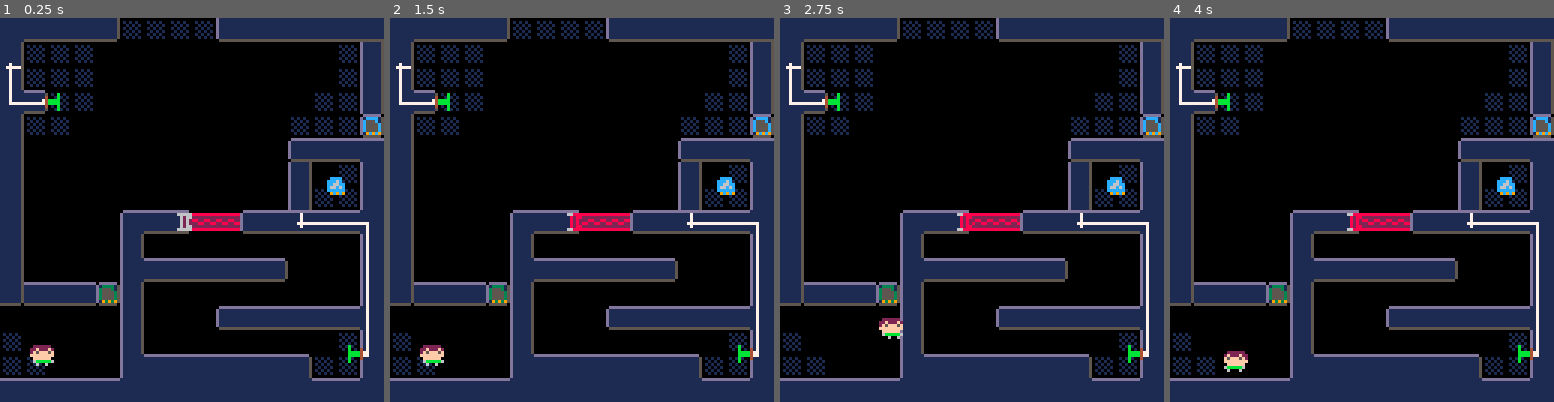
Above: before the commit, frames 1-4 (left to right).
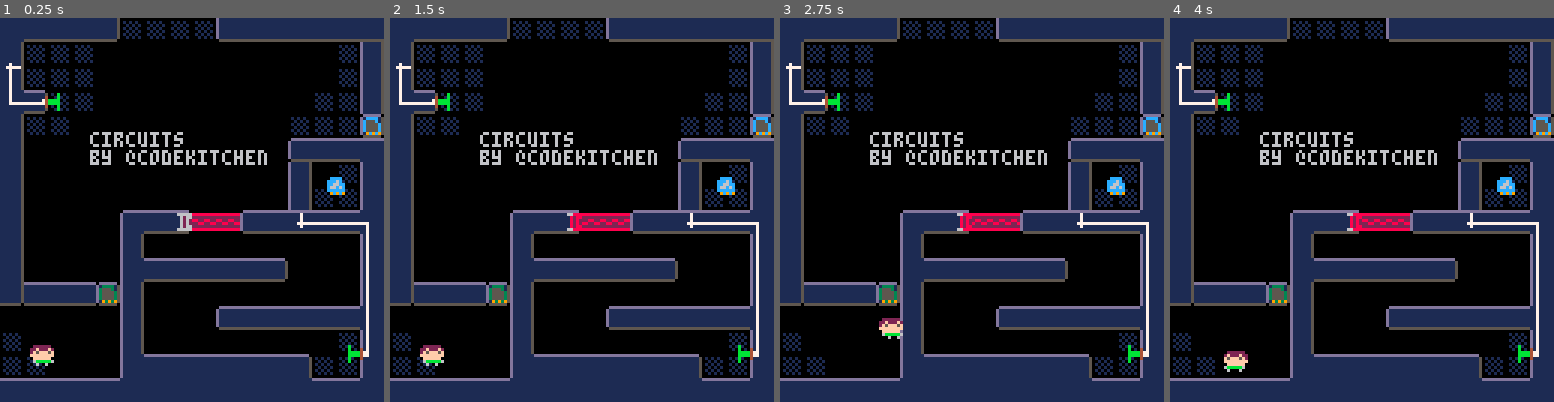
Above: after the commit, the same moments.

Repository: codekitchen/pico-8-circuits
Game: PICO-8 cartridge circuits.p8
Same seed, same stepped clock (60 frames per second), same inputs: the game is played once before the commit and once after it.
Inputs:
- Up to frame 1 (0.25 s): no input
- Up to frame 2 (1.5 s): tap X (X key) at 0.33, 1.07 s; tap O (Z key) at 0.7 s
- Up to frame 3 (2.75 s): hold Right 1.6-2.1 s; tap O (Z key) at 1.7, 2.1, 2.5 s; tap X (X key) at 1.85 s; hold Up 2.15-2.42 s; hold Right from 2.47 s (still down)
- Up to frame 4 (4 s): tap O (Z key) at 2.9, 3.3, 3.7 s; tap X (X key) at 2.97 s; release Right at 3.03 s; hold Left 3.08-3.58 s; hold Down 3.63-3.97 s

The runs differ from the first frame. In frame 1, 1.2% of the frame differs, in the area x 23-70%, y 29-39%; in frame 2, 1.2%; in frame 3, 1.2%; in frame 4, 1.2%.

Commit message:
title message

Diff:
--- a/circuits.p8
+++ b/circuits.p8
@@ -951,10 +951,14 @@
 {4,1,5,1
 ]],{
   text={
+    {30,38,"circuits\nby @codekitchen",true},
     {30,12," robot bumpers are\n     powered while\n   touching a wall\n\nwire bumpers\nto thrusters to\nchange direction",true}
   },
   update=function(self)
-    if (not self.actors[7].powered and player:roompos().y<84) self.text[1][4]=nil
+    local a=player:roompos().y<84
+    local b=self.actors[7].powered
+    self.text[1][4]=a
+    self.text[2][4]=b or not a
   end
 })
 parse_room[[3,0
